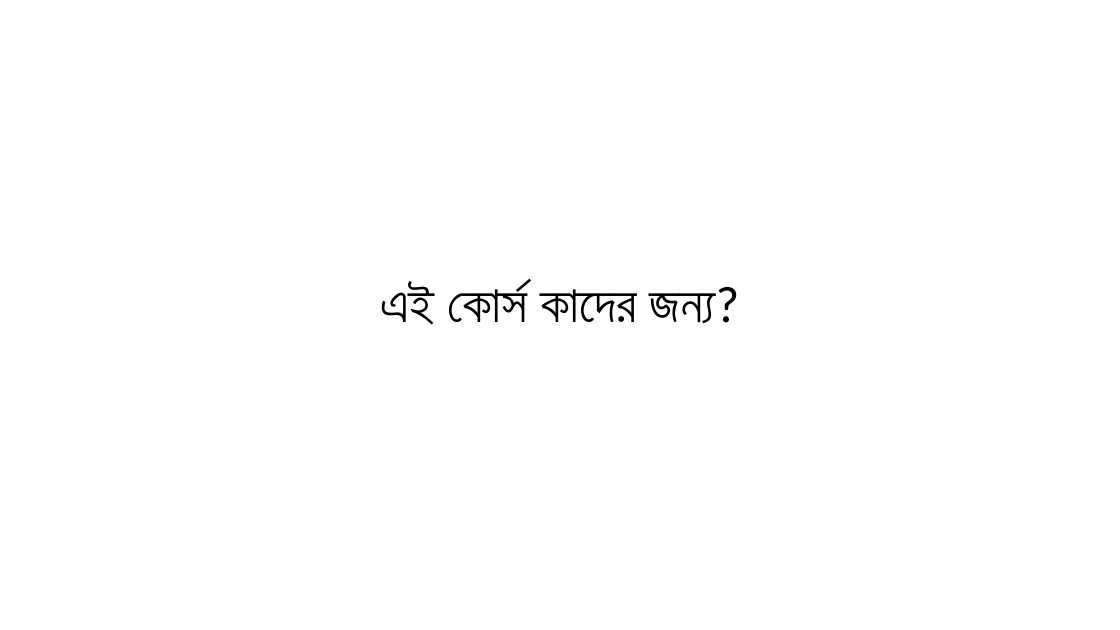
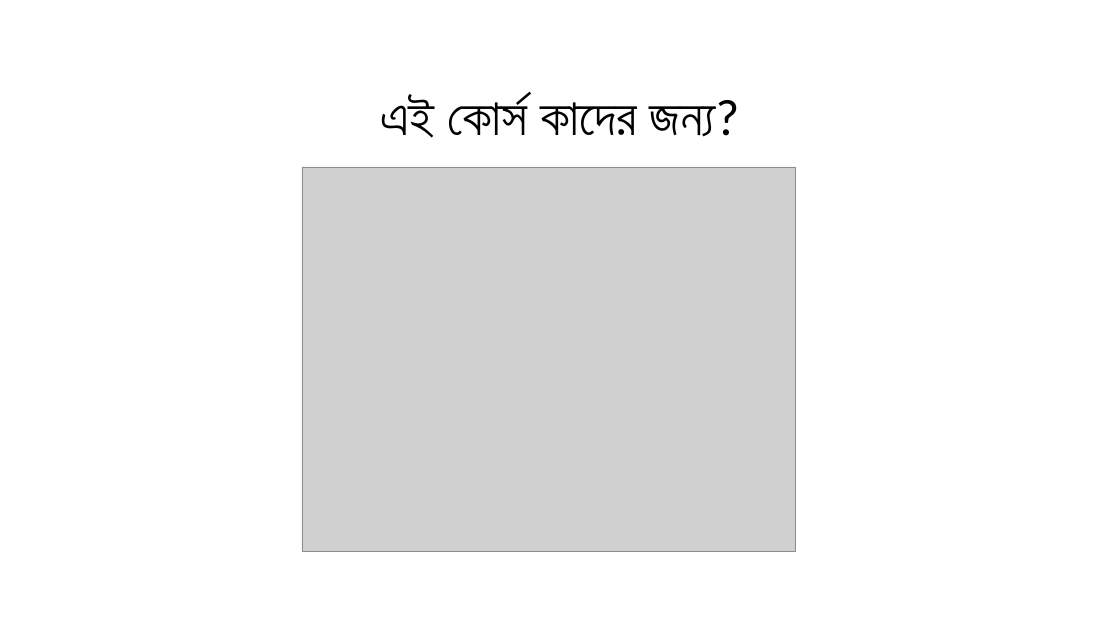
Before and after one commit to rhidoyhasanmahmud/Learn-Python-the-Hard-Way-with-Django, a slide deck: slide 3 of _01_Orientation_Class/Class_00.pptx. Drawn at 1120x630 pixels with LibreOffice and Linux fonts; fonts in the diff are those of the drawing; grey boxes stand for pictures. Boxes give left, top, right and bottom in pixels: in the first picture for what was removed or moved away, otherwise in the second. Text is boxed around its words. In the diff, an @@ line names an element or a change of style, - is before the commit and + after.

```diff
--- a/_01_Orientation_Class/Class_00.pptx
+++ b/_01_Orientation_Class/Class_00.pptx
@@ title "এই কোর্স কাদের জন্য?": place and size @@
-title "এই কোর্স কাদের জন্য?" at (381, 282, 740, 325)
+title "এই কোর্স কাদের জন্য?" at (381, 96, 740, 138)
@@ picture added at (302, 167, 797, 552) @@
```
Also in this commit, not shown: 4 other slides changed, 1 slide added, 6 slides removed, 1 other file.
